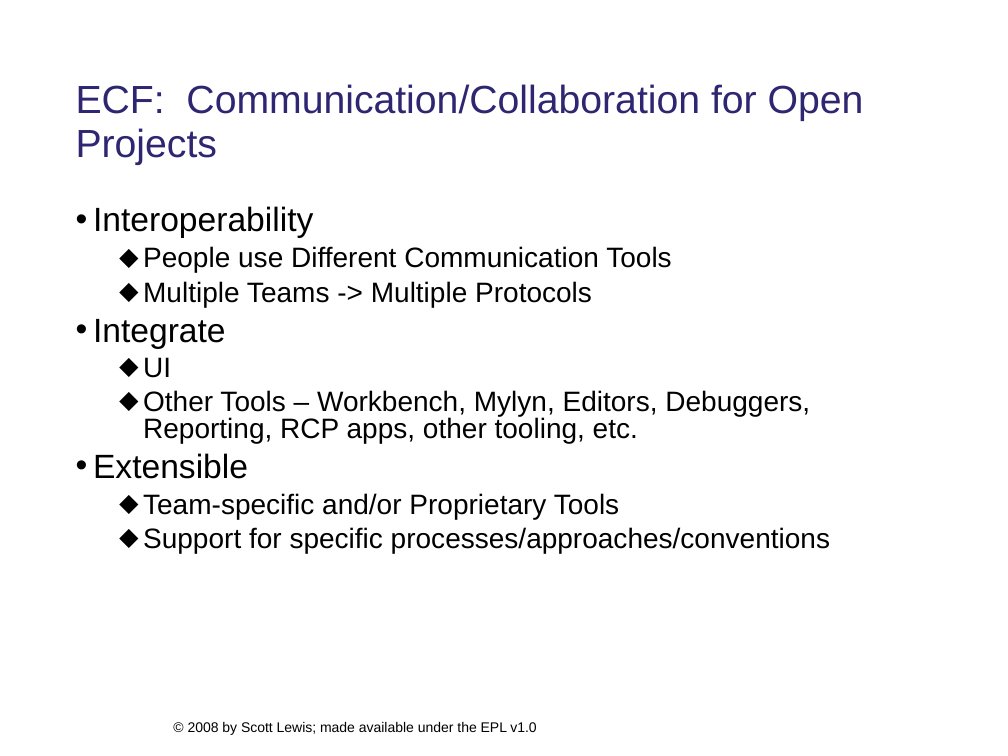
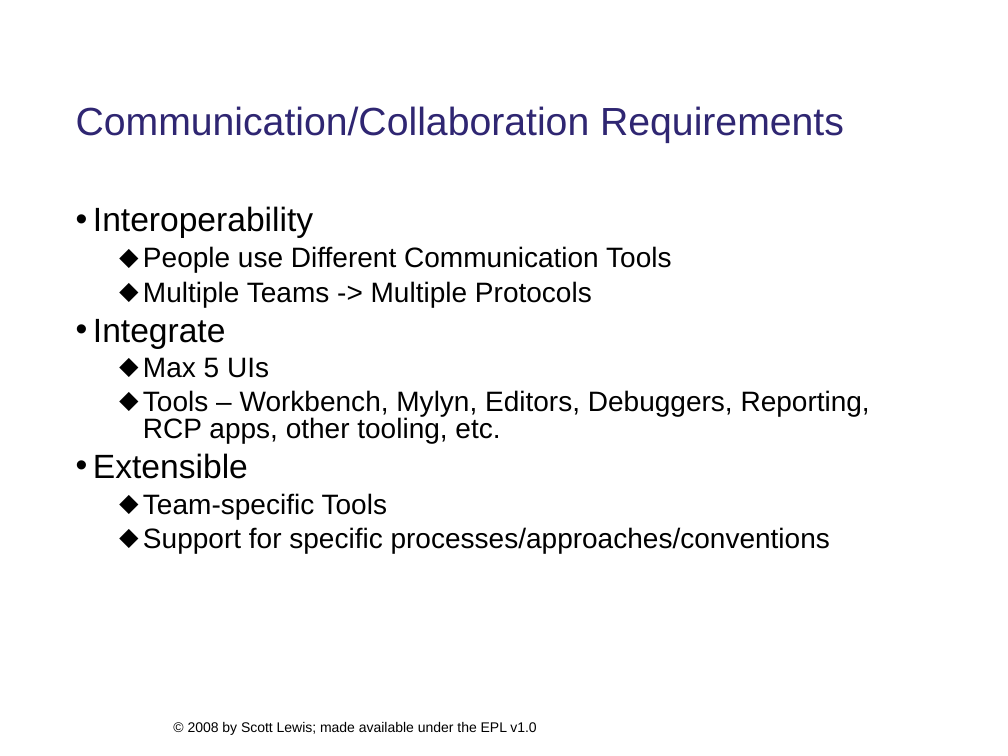
Before and after one commit to eclipse/ecf-website, a slide deck: slide 3 of presentations/eclipsecon2008/longtalk134/ecf_eclipsecon2008_134_DRAFT.ppt. Drawn at 1008x756 pixels with LibreOffice and Linux fonts; fonts in the diff are those of the drawing; background and template pictures are left out. Boxes give left, top, right and bottom in pixels: in the first picture for what was removed or moved away, otherwise in the second. Text is boxed around its words. In the diff, an @@ line names an element or a change of style, - is before the commit and + after.

```diff
--- a/presentations/eclipsecon2008/longtalk134/ecf_eclipsecon2008_134_DRAFT.ppt
+++ b/presentations/eclipsecon2008/longtalk134/ecf_eclipsecon2008_134_DRAFT.ppt
@@ title at <box>76,106,844,143</box>: text changed @@
-ECF: Communication/Collaboration for Open Projects
+Communication/Collaboration Requirements
@@ text at <box>143,357,870,443</box>: text changed @@
-  ⬥ UI
-  ⬥ Other Tools – Workbench, Mylyn, Editors, Debuggers, Reporting, RCP apps, other tooling, etc.
+  ⬥ Max 5 UIs
+  ⬥ Tools – Workbench, Mylyn, Editors, Debuggers, Reporting, RCP apps, other tooling, etc.
@@ text at <box>143,493,387,519</box>: text changed @@
-  ⬥ Team-specific and/or Proprietary Tools
+  ⬥ Team-specific Tools
```
Also in this commit, not shown: 10 other slides changed, 1 other file.
